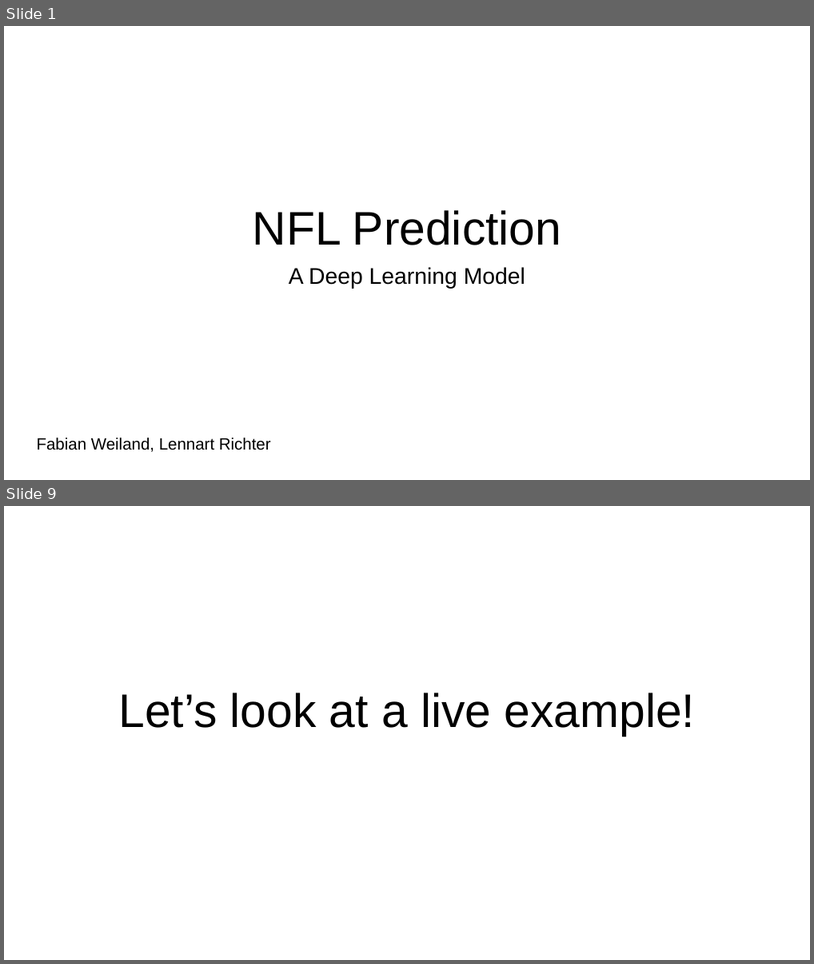
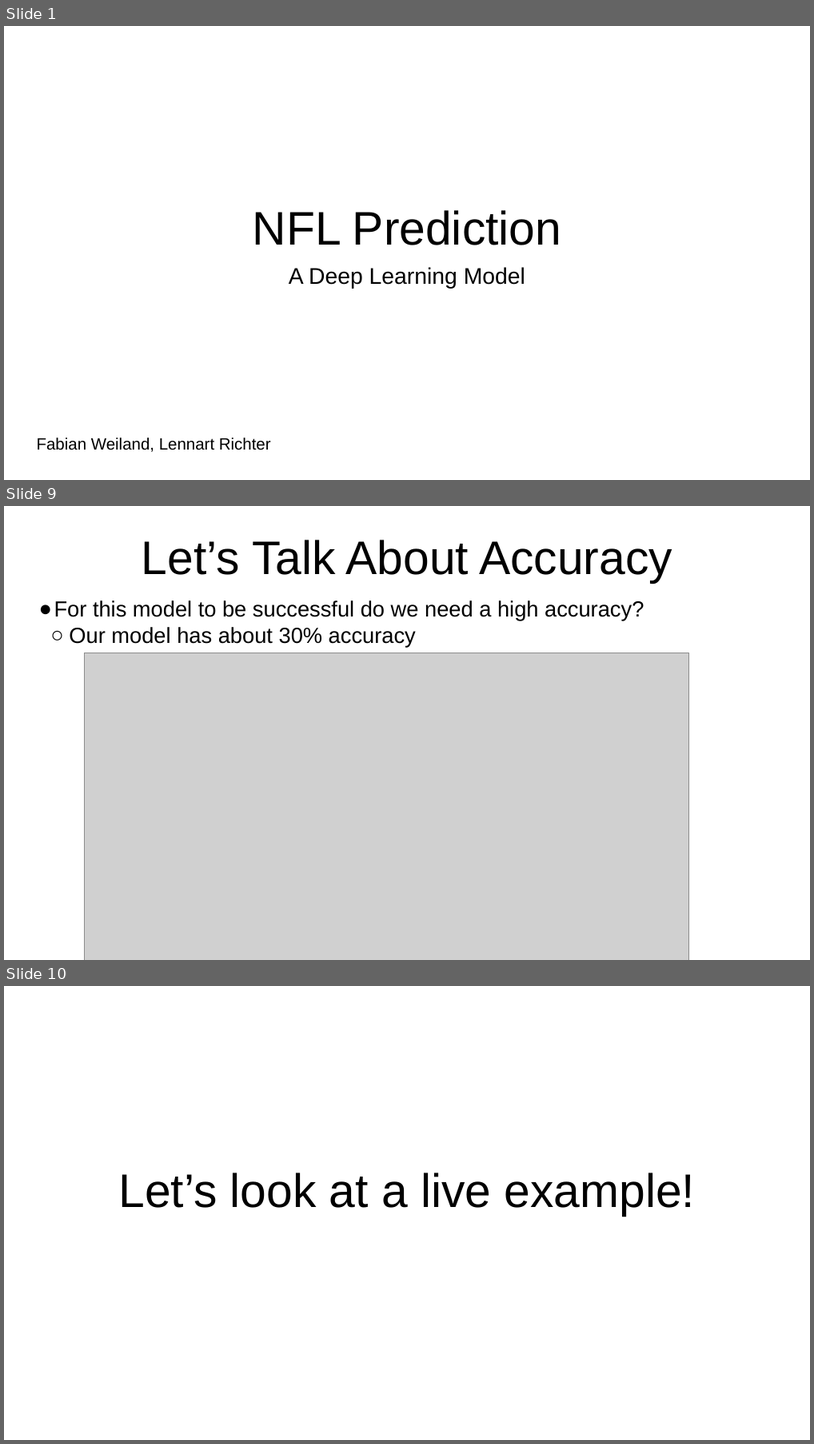
Before and after one commit to faweil/NFL_Prediction, a slide deck: AI_Project_Presentation.pptx. Shown one above the other, each under a label of ours: slides 1 and 9 before the commit, slides 1, 9 and 10 after it; the slides between them are not shown. The pictures are 814x964 and 814x1444 pixels, drawn with LibreOffice and Linux fonts; fonts in the diff are those of the drawing; grey boxes stand for pictures. Boxes give left, top, right and bottom in pixels: in the first picture for what was removed or moved away, otherwise in the second. Text is boxed around its words. In the diff, an @@ line names an element or a change of style, - is before the commit and + after.

```diff
--- a/AI_Project_Presentation.pptx
+++ b/AI_Project_Presentation.pptx
@@ slide 9 added at box(4, 506, 810, 960), background #FFFFFF @@
@@ title added at box(142, 540, 673, 583), 112 pt, text #000000 @@
+Let’s Talk About Accuracy
@@ text added at box(54, 600, 644, 647), 52 pt, text #000000 @@
+● For this model to be successful do we need a high accuracy?
+  ○ Our model has about 30% accuracy
@@ picture added at box(85, 652, 689, 960) @@
@@ what was slide 9 is now slide 10 @@
```
Also in this commit, not shown: 4 slides changed, 1 other slide added, 1 slide removed, 3 other files.
